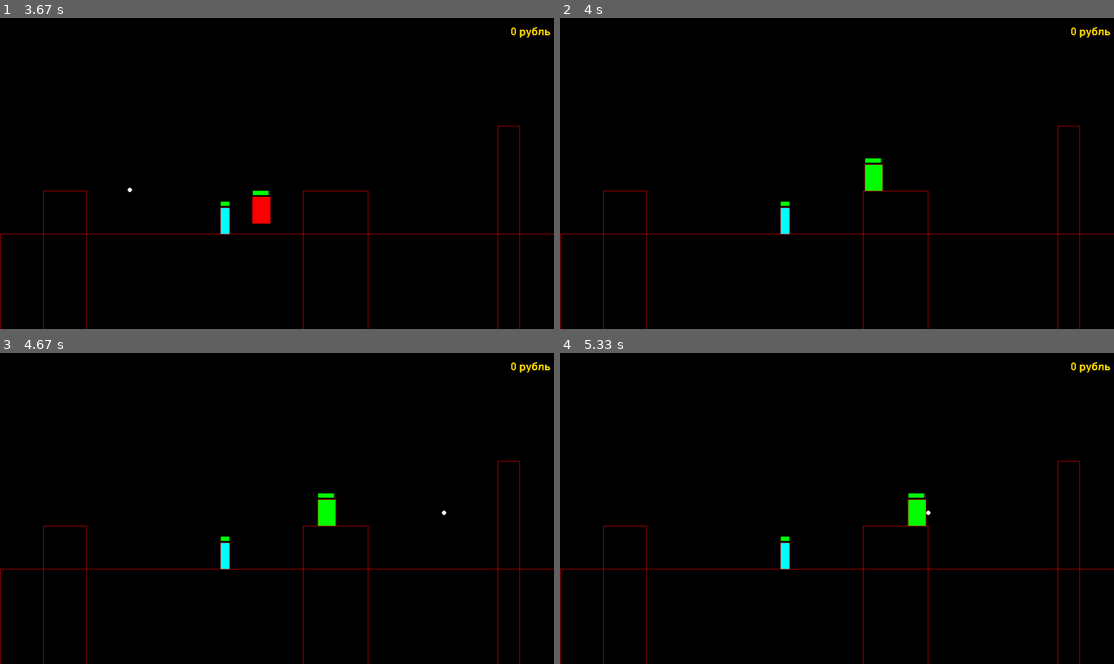
Above: before the commit, frames 1-4 (two rows, left to right).
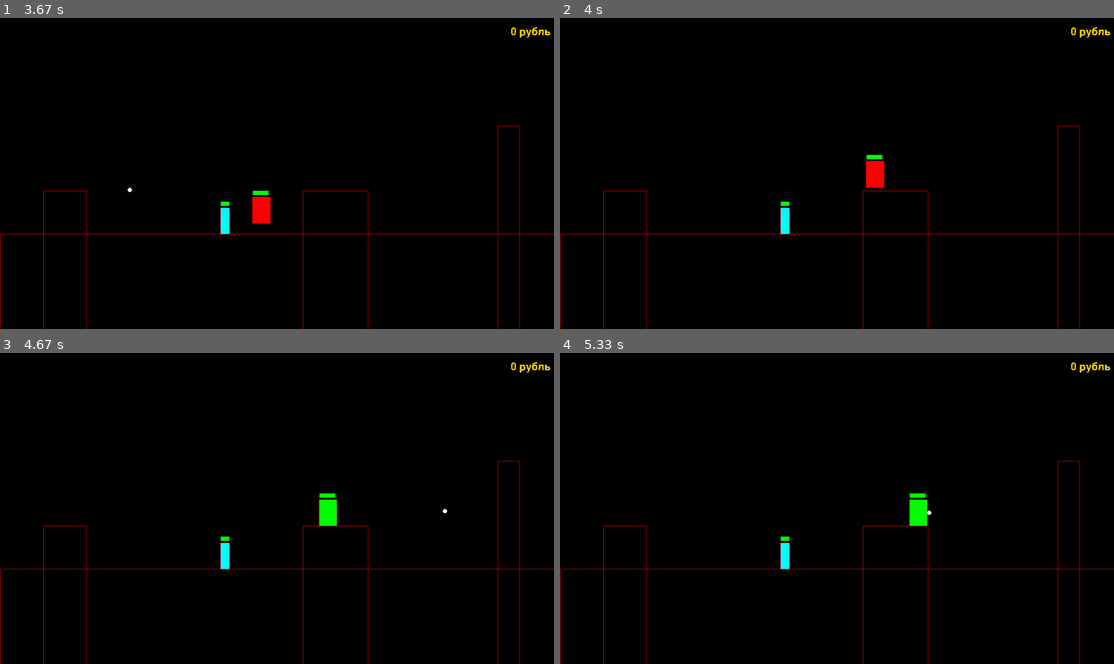
Above: after the commit, the same moments.

Repository: KarupoegPuhh/2020-projekt
Game: pygame game, started from MAIN.py
Same seed, same stepped clock (60 frames per second), same inputs: the game is played once before the commit and once after it.
Inputs:
- Up to frame 1 (3.67 s): click "Minek!" at 0.38 s; tap Space at 0.67, 1.07, 1.37, 1.57, 1.9, 2.2, 2.4, 2.7, 2.97, 3.27, 3.4 s; hold D 1-1.47 s; hold W 1.5-1.8 s; hold D 1.83-2.3 s; hold A 2.33-2.87 s; hold A 2.9-3.3 s; hold W from 3.33 s (still down)
- Up to frame 2 (4 s): release W at 3.7 s; hold D from 3.73 s (still down); tap Space at 3.8 s
- Up to frame 3 (4.67 s): tap Space at 4.1, 4.47 s; release D at 4.37 s; hold A from 4.4 s (still down)
- Up to frame 4 (5.33 s): tap Space at 4.77, 4.97, 5.27 s; release A at 4.87 s; hold D from 4.9 s (still down)

Frame 1 is identical in both runs. In frame 2, 0.4% of the frame differs, in the area x 55-59%, y 43-56%; in frame 3, less than 0.1%; in frame 4, less than 0.1%.

Commit message:
knockback kinni jäämise bug fixed

Diff:
--- a/MAIN.py
+++ b/MAIN.py
@@ -52,6 +52,17 @@
     aken.blit(textSurf, textRect)
 
 def intro():
+
+    #Teksdi suurused
+    global largeText
+    largeText = pg.font.Font("RL.ttf", 150)
+    global mediumText
+    mediumText = pg.font.Font("RM.ttf", 70)
+    global smallText
+    smallText = pg.font.Font("RM.ttf", 22)
+    global veneText
+    veneText = pg.font.SysFont("MIROSLN.ttf", 36)
+
     intro = True
     while intro:
         for event in pg.event.get():
@@ -59,14 +70,6 @@
                 pg.quit()
                 quit()
         aken.fill((119,81,87))
-
-        #Teksdi suurused
-        global largeText
-        largeText = pg.font.Font("RL.ttf", 150)
-        global mediumText
-        mediumText = pg.font.Font("RM.ttf", 70)
-        global smallText
-        smallText = pg.font.Font("RM.ttf", 22)
 
         TextSurf, TextRect = text_objects("D-day", largeText)
         TextRect.center = ((laius // 2), (170))
@@ -143,7 +146,6 @@
         nupp("Hernepüssi!", 540, 300, 200, 100, (112,130,56), (162,180,106), hernepüss_ost)
         nupp("Ritaliini!", 910 , 300, 200, 100, (80,5,94), (130,55,144), ritaliin_ost)
 
-        #veneText = pg.font.SysFont("MIROSLN.ttf", 36)
         raha = veneText.render(str(Tom.raha)+" рубль", False, (255,215,0))
         aken.blit(raha, (laius-100, 20))
 
@@ -223,7 +225,6 @@
             pg.draw.rect(aken, (255,0,0), self.hitbox, 1)
             pg.draw.rect(aken, self.värv, (self.x, self.y, self.laius, self.pikkus))
             #raha
-            veneText = pg.font.SysFont("MIROSLN.ttf", 36)
             raha = veneText.render(str(self.raha)+" рубль", False, (255,215,0))
             aken.blit(raha, (laius-100, 20))
 
@@ -700,8 +701,8 @@
         eelmine_mk = mk
         maa_kõrgus(Tom.x,Tom.laius)
 
-        #if mk < Tom.y + Tom.pikkus: ÜRITUS FIXIDA KNOCKBACK KINNI JÄÄMIST
-        #    Tom.y = maa_kõrgus
+        if mk <= Tom.y + Tom.pikkus:
+            Tom.y = mk-Tom.pikkus
 
         if Tom.kontr:
             # TOM PAREMALE JA VASAKULE
Not shown, removed: README.txt
